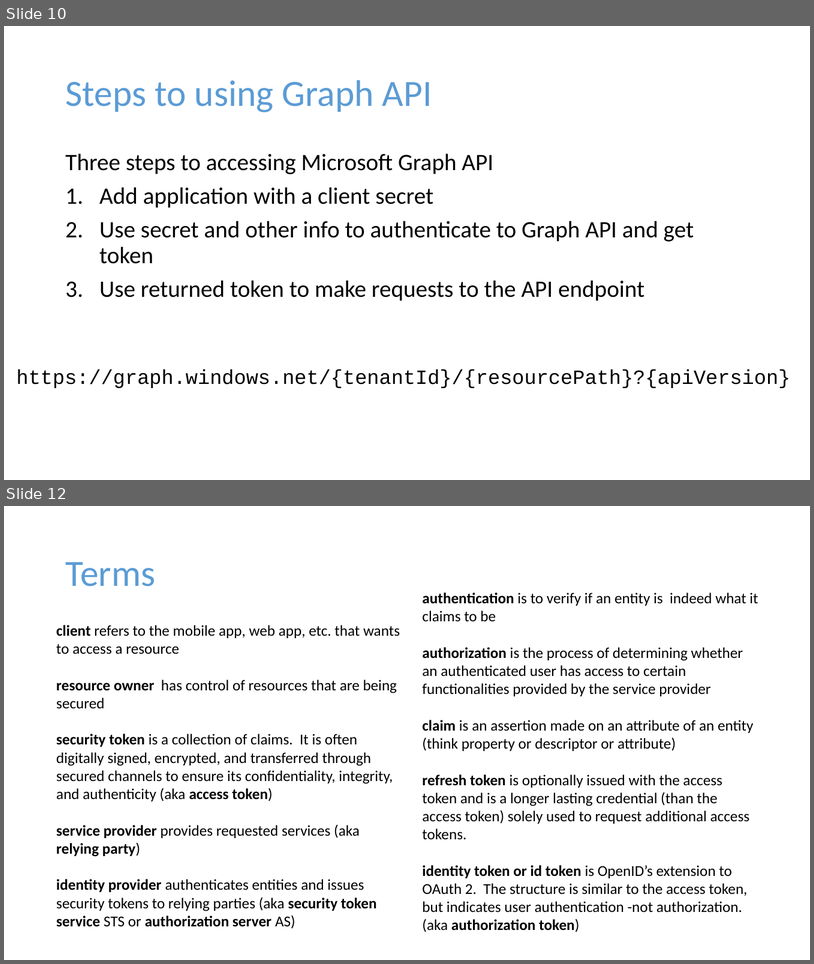
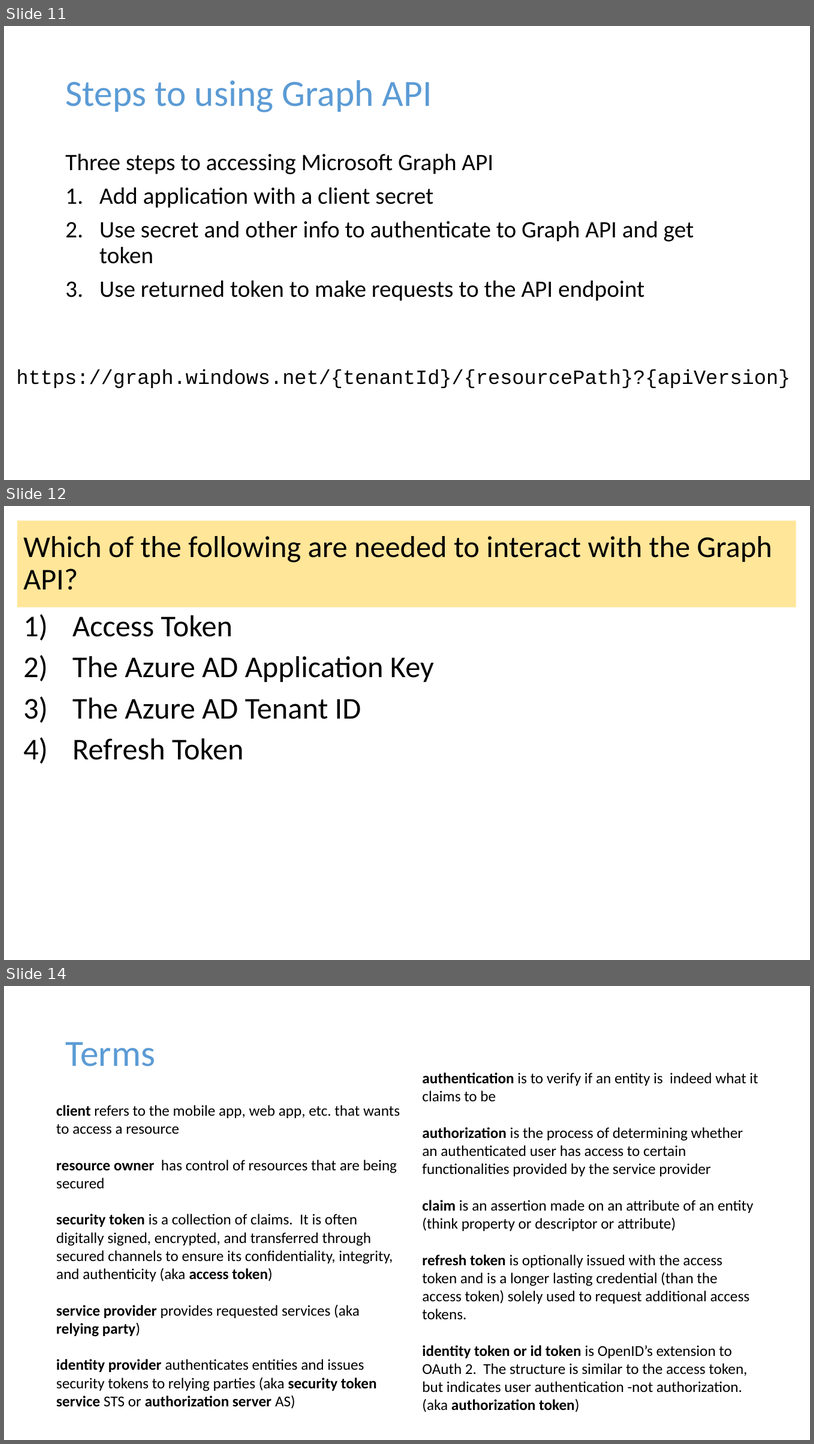
Before and after one commit to dstolts/70-534, a slide deck: Presentations/70-534-Combined-SecuritySlides.pptx. Shown one above the other, each under a label of ours: slides 10 and 12 before the commit, slides 11, 12 and 14 after it; the slides between them are not shown. The pictures are 814x964 and 814x1444 pixels, drawn with LibreOffice and Linux fonts; fonts in the diff are those of the drawing. Boxes give left, top, right and bottom in pixels: in the first picture for what was removed or moved away, otherwise in the second. Text is boxed around its words. In the diff, an @@ line names an element or a change of style, - is before the commit and + after.

```diff
--- a/Presentations/70-534-Combined-SecuritySlides.pptx
+++ b/Presentations/70-534-Combined-SecuritySlides.pptx
@@ slide 12 added at [4, 506, 810, 960], background #FFFFFF @@
@@ title added at [17, 520, 797, 607], fill #FFE699, 36 pt, text #000000 @@
+Which of the following are needed to interact with the Graph API?
@@ text added at [72, 615, 434, 760], 36 pt, text #000000 @@
+1) Access Token
+2) The Azure AD Application Key
+3) The Azure AD Tenant ID
+4) Refresh Token
@@ what was slide 10 is now slide 11 @@
@@ what was slide 12 is now slide 14 @@
```
Also in this commit, not shown: 6 slides changed, 3 other slides added.
